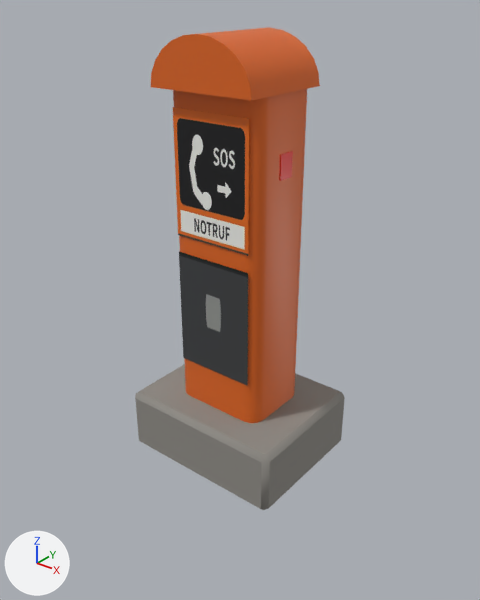
The glTF model frontend/public/models/props/emergency_phone.glb, before and after one commit.
Camera for both pictures: a 50 mm camera at (1.335, -1.667, 1.561) aimed at (-0.003, 0.006, 0.524). Arrows for +X, +Y and +Z are at lower left; the lights stay in place. The picture after the commit comes second. Vertices at exactly the same position are counted once.

The older version as bpy lines, for what is in view:
```python
me_emergency_phone = bpy.data.meshes.new('emergency_phone')
me_emergency_phone.from_pydata(...)  # 106 vertices, 180 faces; spans x -0.42..0.42, y -0.34..0.34, z -1.0..1.0
# faces by material slot: [4, 108, 44, 24]
me_emergency_phone.materials.append(mat_front)  # picture img_notruf
me_emergency_phone.materials.append(mat_orange)  # orange #e2671c
me_emergency_phone.materials.append(mat_plinth)  # grey #8f8c86
me_emergency_phone.materials.append(mat_reflector)  # red #c41a12
ob_emergency_phone = bpy.data.objects.new('emergency_phone', me_emergency_phone)
ob_emergency_phone.location = (0.0, 0.0, 0.66)
ob_emergency_phone.scale = (0.76, 0.76, 0.76)
```
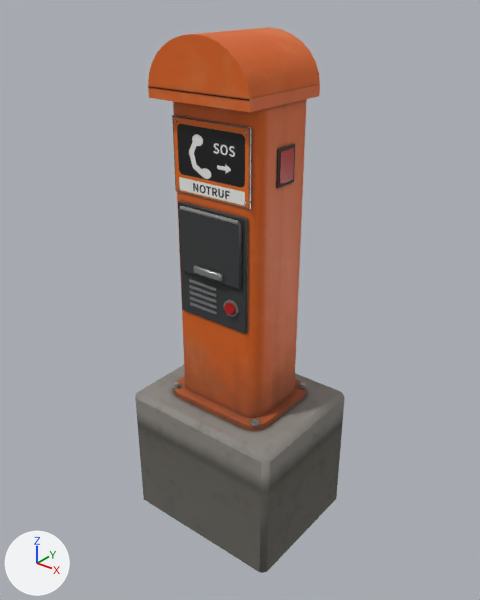
Pixel boxes [x1, y1, x2, y2] of what changed, in the pictures (480 x 600 px; the box of a moved part takes in the faces that stretch with it):
'emergency_phone', reshaped, moved, rescaled (13% taller): before [135, 27, 345, 510]; after [135, 27, 345, 573]
part 1 of me_emergency_phone, moved or reshaped: before [173, 89, 307, 423]; after [174, 376, 306, 431]
part 2 of me_emergency_phone, added (brown): after [148, 85, 320, 112]
part 3 of me_emergency_phone, added: after [172, 115, 251, 209]
part 4 of me_emergency_phone, added: after [180, 206, 240, 225]
part 5 of me_emergency_phone, added: after [190, 302, 217, 315]
part 6 of me_emergency_phone, added: after [190, 296, 217, 309]
part 7 of me_emergency_phone, added: after [190, 291, 217, 303]
part 8 of me_emergency_phone, added: after [189, 285, 217, 297]
part 9 of me_emergency_phone, added: after [189, 279, 216, 291]
part 10 of me_emergency_phone, added: after [224, 300, 239, 317]
part 11 of me_emergency_phone, added: after [224, 302, 236, 315]
part 12 of me_emergency_phone, added: after [276, 144, 295, 188]
part 13 of me_emergency_phone, moved or reshaped: before [279, 151, 293, 181]; after [279, 148, 294, 184]
part 14 of me_emergency_phone, rebuilt: before [151, 27, 320, 100]; after [148, 27, 320, 101]
part 15 of me_emergency_phone, rebuilt (42% taller): before [135, 364, 345, 510]; after [135, 365, 345, 573]
part 16 of me_emergency_phone, reshaped: before [173, 107, 249, 386]; after [173, 99, 307, 426]

The change, as a diff of the scene's bpy script:
```diff
--- a/frontend/public/models/props/emergency_phone.glb.py
+++ b/frontend/public/models/props/emergency_phone.glb.py
@@ mat_emergency_phone @@
+mat_emergency_phone = bpy.data.materials.new('emergency_phone')
+# uses the picture img_emergency_phone_base
+# uses the picture img_emergency_phone_normal
+# uses the picture img_emergency_phone_orm
@@ me_emergency_phone @@
 # used by ob_emergency_phone; location = (0.0, 0.0, 0.66); scale = (0.76, 0.76, 0.76)
-me_emergency_phone.from_pydata(...)  # 106 vertices, 180 faces; spans x -0.42..0.42, y -0.34..0.34, z -1.0..1.0
-me_emergency_phone.materials.append(mat_front)  # picture img_notruf
-me_emergency_phone.materials.append(mat_orange)  # orange #e2671c
-me_emergency_phone.materials.append(mat_plinth)  # grey #8f8c86
-me_emergency_phone.materials.append(mat_reflector)  # red #c41a12
+me_emergency_phone.from_pydata(...)  # 674 vertices, 1088 faces; spans x -0.35..0.35, y -0.29..0.29, z -1.0..1.0
+# me_emergency_phone part 1: the loose piece of 32 vertices spanning x -0.24..0.24, y -0.18..0.18, z -0.68..0.79 is scaled about its middle by (0.997, 1.05, 0.0164), then moved by (0.0, 0.0, -0.45), in mat_emergency_phone
+# me_emergency_phone part 2: a new loose piece, a box spanning x -0.214..0.214, y -0.22..0.167, z 0.791..0.829, in mat_emergency_phone
+# me_emergency_phone part 3: a new loose piece, a box spanning x -0.1692..0.1692, y -0.1571..-0.1516, z 0.4626..0.7297, in mat_emergency_phone
+# me_emergency_phone part 4: a new loose piece, an 8-sided cylinder along x spanning x -0.132..0.132, y -0.179..-0.164, z 0.404..0.42, in mat_emergency_phone
+# me_emergency_phone part 5: a new loose piece, a box spanning x -0.1099..0.022, y -0.1659..-0.1626, z 0.0275..0.0385, in mat_emergency_phone
+# me_emergency_phone part 6: a new loose piece, a box spanning x -0.1099..0.022, y -0.1659..-0.1626, z 0.0516..0.0626, in mat_emergency_phone
+# me_emergency_phone part 7: a new loose piece, a box spanning x -0.1099..0.022, y -0.1659..-0.1626, z 0.0758..0.0868, in mat_emergency_phone
+# me_emergency_phone part 8: a new loose piece, a box spanning x -0.1099..0.022, y -0.1659..-0.1626, z 0.1..0.111, in mat_emergency_phone
+# me_emergency_phone part 9: a new loose piece, a box spanning x -0.1099..0.022, y -0.1659..-0.1626, z 0.1241..0.1351, in mat_emergency_phone
+# me_emergency_phone part 10: a new loose piece, a 14-sided cylinder along y spanning x 0.0613..0.1255, y -0.1692..-0.1626, z 0.0439..0.1099, in mat_emergency_phone
+# me_emergency_phone part 11: a new loose piece, a 14-sided cut cone along y (radius 0.021 at the low end, 0.024 at the high end) spanning x 0.07..0.117, y -0.18..-0.169, z 0.053..0.101, in mat_emergency_phone
+# me_emergency_phone part 12: a new loose piece, a box spanning x 0.1978..0.2022, y -0.0494..0.0494, z 0.5166..0.6484, in mat_emergency_phone
+# me_emergency_phone part 13: the loose piece of 8 vertices spanning x 0.23..0.24, y -0.04..0.04, z 0.45..0.55 is moved by (-0.03, 0.0, 0.08), in mat_emergency_phone
+# me_emergency_phone part 14: the loose piece of 26 vertices spanning x -0.26..0.26, y -0.25..0.2, z 0.79..1.0 is rebuilt with 30 vertices and now spans x -0.21..0.21, y -0.22..0.17, z 0.82..1.0, in mat_emergency_phone
+# me_emergency_phone part 15: the loose piece of 24 vertices spanning x -0.42..0.42, y -0.34..0.34, z -1.0..-0.68 is rebuilt with 24 vertices and now spans x -0.35..0.35, y -0.29..0.29, z -1.0..-0.41, in mat_emergency_phone
+# me_emergency_phone part 16: 8 vertices removed from x -0.2..0.2, y -0.19, z -0.47..0.71; 396 vertices added at x -0.22..0.22, y -0.19..0.18, z -0.38..0.82
+# other edits to the shape of me_emergency_phone do not show in these pictures
+me_emergency_phone.materials.append(mat_emergency_phone)
@@ ob_emergency_phone @@
 ob_emergency_phone = bpy.data.objects.new('emergency_phone', me_emergency_phone)
-ob_emergency_phone.location = (0.0, 0.0, 0.66)
-ob_emergency_phone.scale = (0.76, 0.76, 0.76)
+ob_emergency_phone.location = (0.0, 0.0, 0.51)
+ob_emergency_phone.scale = (0.91, 0.91, 0.91)
```
